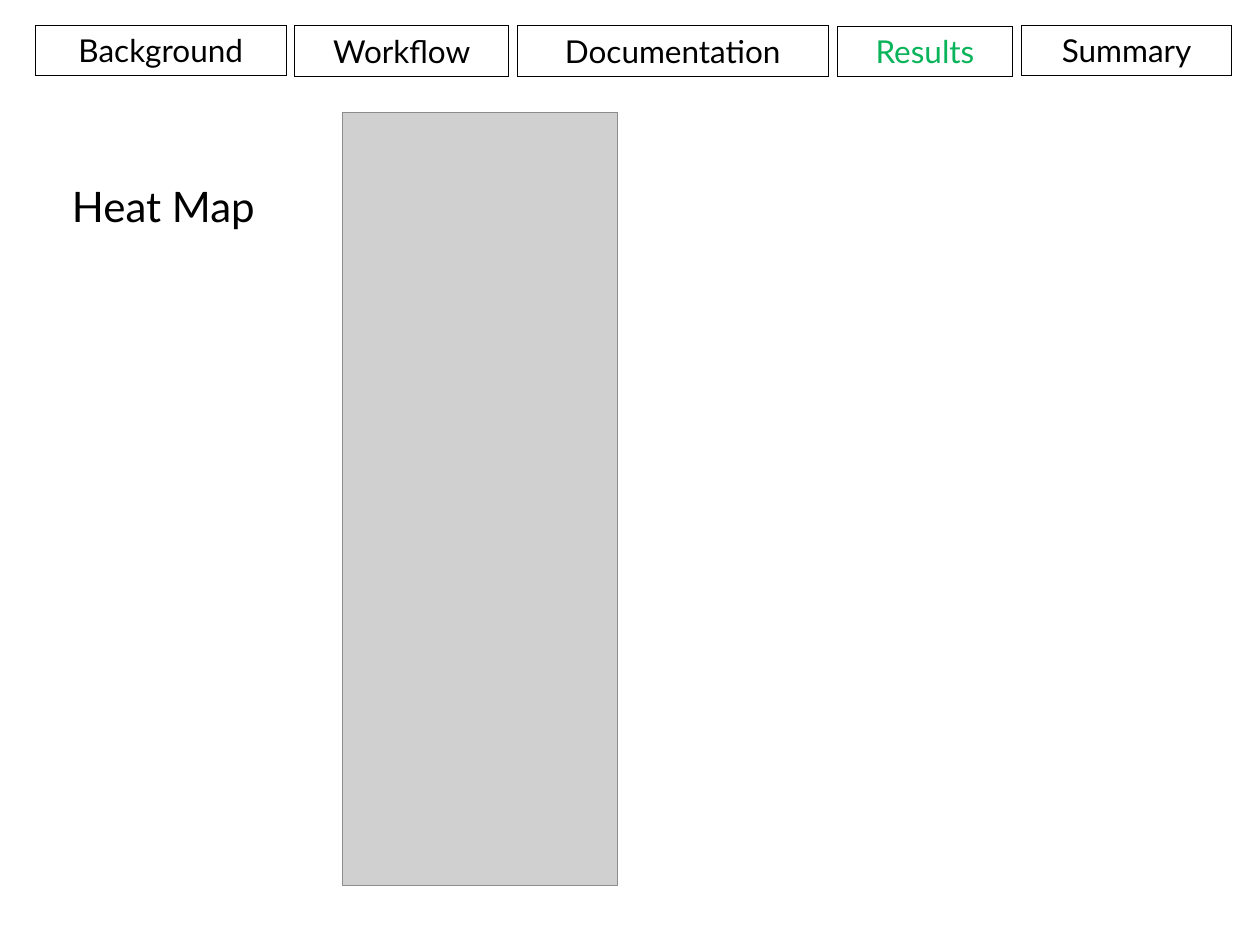
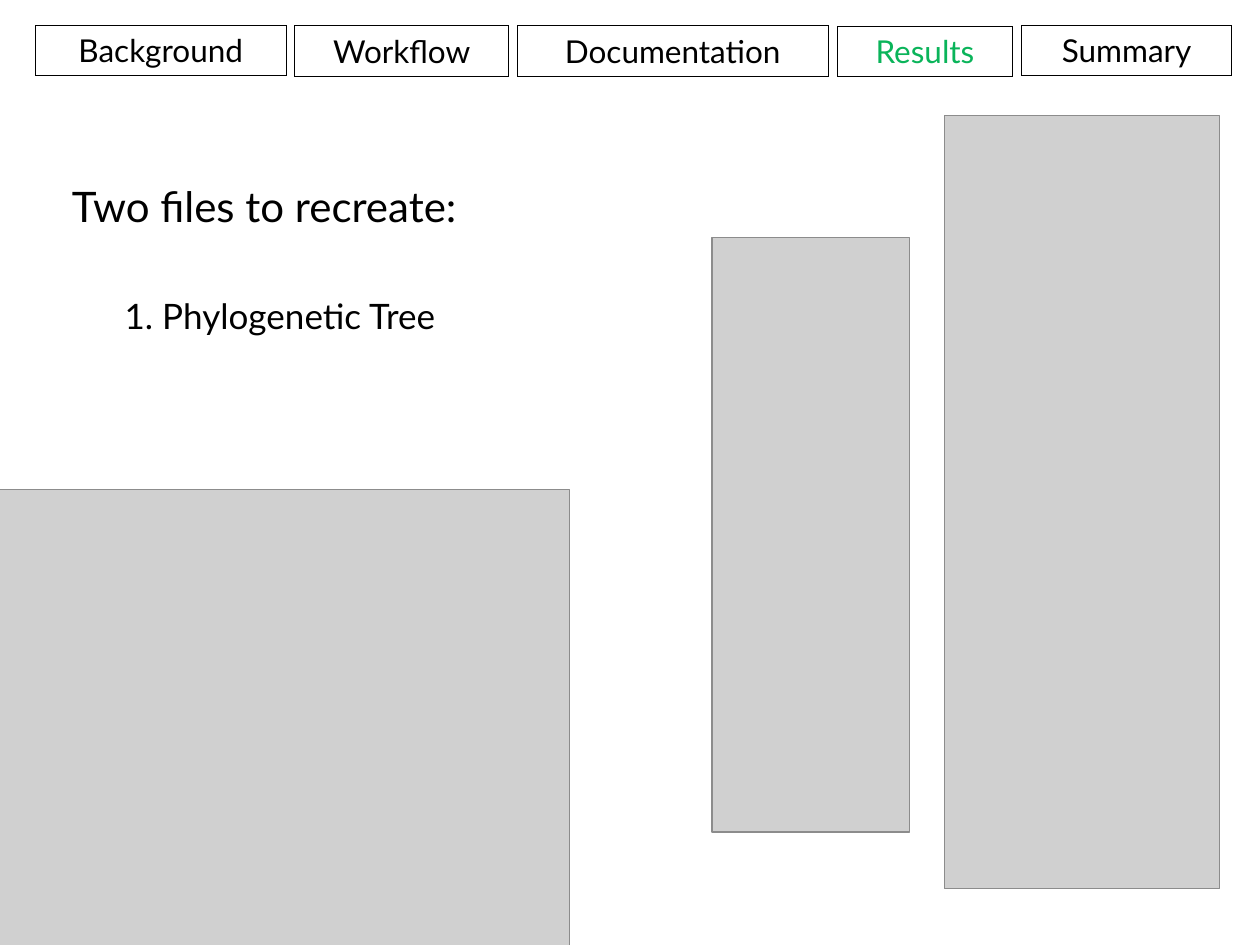
Before and after one commit to aweeger/BCB546X_FinalGroup, a slide deck: slide 20 of Presentation.pptx (slide 25 before the commit). Drawn at 1260x945 pixels with LibreOffice and Linux fonts; fonts in the diff are those of the drawing; grey boxes stand for pictures. Boxes give left, top, right and bottom in pixels: in the first picture for what was removed or moved away, otherwise in the second. Text is boxed around its words. In the diff, an @@ line names an element or a change of style, - is before the commit and + after.

```diff
--- a/Presentation.pptx
+++ b/Presentation.pptx
@@ picture added at [944, 116, 1220, 890] @@
@@ text removed at [72, 192, 255, 230] @@
-Heat Map
@@ text added at [72, 191, 457, 223], 24 pt, text #000000 @@
+Two files to recreate:
@@ picture: place and size @@
-picture at [343, 112, 619, 886]
+picture at [712, 238, 910, 833]
@@ text added at [125, 303, 435, 336], 20 pt, text #000000 @@
+1. Phylogenetic Tree
@@ picture added at [0, 490, 571, 945] @@
```
Also in this commit, not shown: 21 other slides changed, 1 slide added, 4 slides removed, 2 other files.
